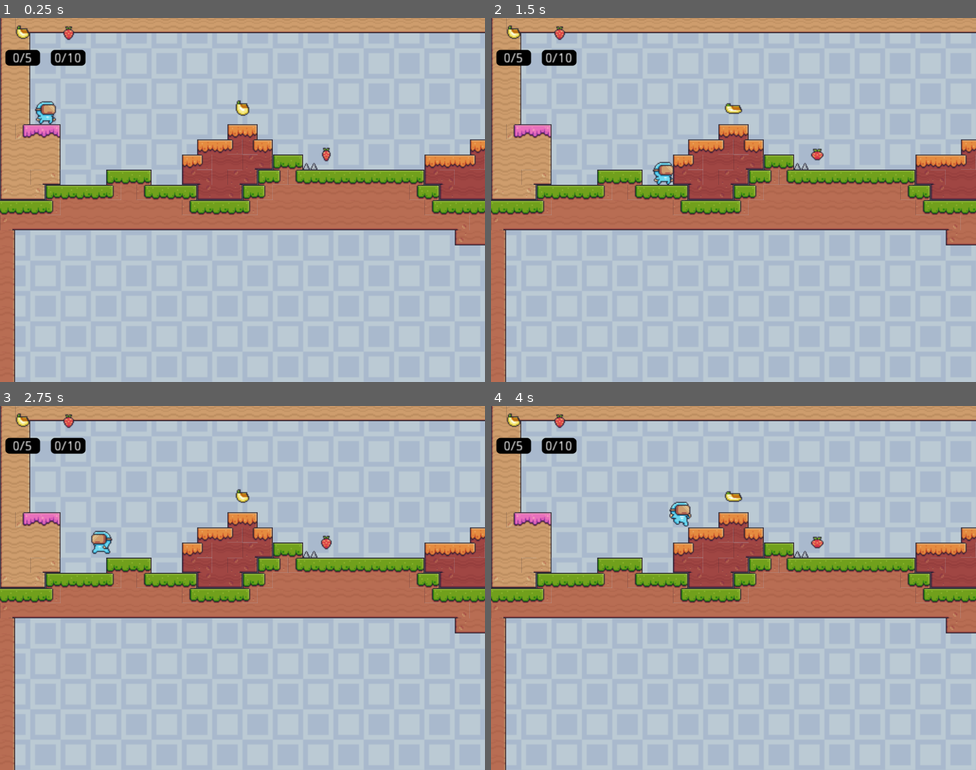
Above: before the commit, frames 1-4 (two rows, left to right).
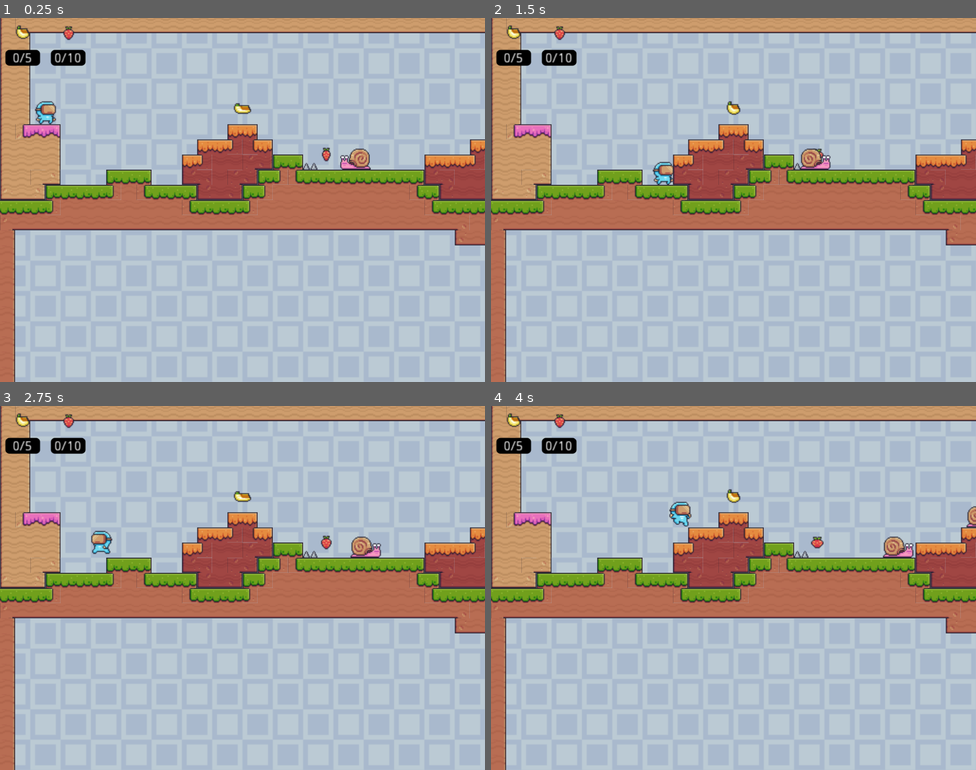
Above: after the commit, the same moments.

Repository: Andorbal/godot-codemash-2023
Game: Godot game, scene res://Scenes/Level/Level.tscn
The game is run twice, just before and just after one commit, with the same random seed, the same clock (stepped at 60 frames per second) and the same inputs. The project has no main scene, so this scene is started directly.
Inputs:
- Up to frame 1 (0.25 s): no input
- Up to frame 2 (1.5 s): tap Enter (ui_accept) at 0.5, 0.77 s; hold Right (ui_right) from 0.53 s (still down)
- Up to frame 3 (2.75 s): tap Enter (ui_accept) at 1.52 s; release Right (ui_right) at 2.03 s; hold Left (ui_left) from 2.03 s (still down)
- Up to frame 4 (4 s): release Left (ui_left) at 2.78 s; hold Right (ui_right) from 2.78 s (still down); tap Enter (ui_accept) at 3.02, 3.77 s

The runs differ from the first frame. In frame 1, 0.4% of the frame differs, in the area x 48-77%, y 22-42%; in frame 2, 0.4%; in frame 3, 0.4%; in frame 4, 0.5%, in the area x 48-100%, y 22-42%.

Commit message:
Fix a few bugs

Diff:
--- a/Scenes/Fruit/Fruit.gd
+++ b/Scenes/Fruit/Fruit.gd
@@ -1,13 +1,15 @@
 tool extends Area2D
 export (String, "Banana", "Strawberry") var fruit = "Banana" setget set_fruit
 onready var ANIMATED_SPRITE := $AnimatedSprite
+var collected : bool = false
 
 func set_fruit(new_value:String):
   fruit = new_value
   $AnimatedSprite.play(fruit.to_lower())
 
 func _on_Fruit_body_entered(body):
-  if visible and body.has_method("collect_fruit"):
+  if not collected and body.has_method("collect_fruit"):
+    collected = true
     body.collect_fruit(fruit.to_lower())
     ANIMATED_SPRITE.play("poof")
     $AudioStreamPlayer2D.play()
--- a/Scenes/Fruit/Fruit.tscn
+++ b/Scenes/Fruit/Fruit.tscn
@@ -13,6 +13,7 @@
 [node name="AnimatedSprite" type="AnimatedSprite" parent="."]
 frames = ExtResource( 1 )
 animation = "banana"
+frame = 8
 playing = true
 
 [node name="CollisionShape2D" type="CollisionShape2D" parent="."]
--- a/Scenes/Level/Level.tscn
+++ b/Scenes/Level/Level.tscn
@@ -9,6 +9,7 @@
 [ext_resource path="res://Scenes/Fruit/Fruit.tscn" type="PackedScene" id=7]
 [ext_resource path="res://Scenes/HUD/HUD.tscn" type="PackedScene" id=8]
 [ext_resource path="res://Scenes/Level/Level.gd" type="Script" id=9]
+[ext_resource path="res://Scenes/SnailEnemy/SnailEnemy.tscn" type="PackedScene" id=10]
 
 [node name="Level" type="Node2D"]
 script = ExtResource( 9 )
@@ -115,6 +116,14 @@
 position = Vector2( 936, 224 )
 fruit = "Strawberry"
 
+[node name="Enemies" type="Node" parent="."]
+
+[node name="SnailEnemy" parent="Enemies" instance=ExtResource( 10 )]
+position = Vector2( 544, 128 )
+
+[node name="SnailEnemy2" parent="Enemies" instance=ExtResource( 10 )]
+position = Vector2( 384, 160 )
+
 [node name="Player" parent="." instance=ExtResource( 2 )]
 position = Vector2( 48, 96 )
 
--- a/Scenes/Player/Player.gd
+++ b/Scenes/Player/Player.gd
@@ -71,3 +71,6 @@
     collected_fruit[fruit] = 0
   collected_fruit[fruit] += 1
   emit_signal("fruit_collected", collected_fruit)
+
+func bounce() -> void:
+  velocity.y = -JUMP_FORCE
--- a/Scenes/SnailEnemy/SnailEnemy.gd
+++ b/Scenes/SnailEnemy/SnailEnemy.gd
@@ -14,7 +14,9 @@
   velocity = move_and_slide(velocity, Vector2.UP)
 
   if is_alive and velocity.x != 0: $AnimatedSprite.play("walk")
-  if is_alive and is_on_wall():
+  var on_wall_or_ledge = is_on_wall() or not $RayCast2D.is_colliding()
+  if is_alive and on_wall_or_ledge:
+    print("SHOULD TURN AROUND!!")
     turn_around()
 
 func turn_around():
@@ -24,3 +26,23 @@
 func _on_HitArea2D_body_entered(body):
   if body.has_method("take_enemy_damage"):
     body.take_enemy_damage()
+
+func _on_ShellArea2D_body_entered(body):
+  print(body.name)
+
+  if is_alive:
+    is_alive = false
+
+    if body.has_method("bounce"): body.bounce()
+
+    set_collision_layer_bit(0, false)
+    set_collision_mask_bit(0, false)
+    $HitArea2D.set_collision_layer_bit(0, false)
+    $HitArea2D.set_collision_mask_bit(0, false)
+    $ShellArea2D.set_collision_layer_bit(0, false)
+    $ShellArea2D.set_collision_mask_bit(0, false)
+    $HitAudioStreamPlayer2D.play()
+    velocity.y -= DEFEATED_BOUNCE_FORCE
+    $AnimatedSprite.play("defeated")
+    yield(get_tree().create_timer(1), "timeout")
+    queue_free()
--- a/Scenes/SnailEnemy/SnailEnemy.tscn
+++ b/Scenes/SnailEnemy/SnailEnemy.tscn
@@ -5,10 +5,10 @@
 [ext_resource path="res://Scenes/SnailEnemy/SnailEnemy.gd" type="Script" id=3]
 
 [sub_resource type="RectangleShape2D" id=1]
-extents = Vector2( 14, 2.5 )
+extents = Vector2( 17, 2.5 )
 
 [sub_resource type="RectangleShape2D" id=2]
-extents = Vector2( 16, 7.5 )
+extents = Vector2( 15.5, 7.5 )
 
 [sub_resource type="RectangleShape2D" id=3]
 extents = Vector2( 10.5, 3.5 )
@@ -17,29 +17,33 @@
 script = ExtResource( 3 )
 
 [node name="RayCast2D" type="RayCast2D" parent="."]
+position = Vector2( -15, -10 )
+enabled = true
+cast_to = Vector2( 0, 20 )
 
 [node name="AnimatedSprite" type="AnimatedSprite" parent="."]
-position = Vector2( 0, -12 )
+position = Vector2( -2, -12 )
 frames = ExtResource( 1 )
 animation = "walk"
 
 [node name="CollisionShape2D" type="CollisionShape2D" parent="."]
-position = Vector2( 2, -2.5 )
+position = Vector2( 0, -2.5 )
 shape = SubResource( 1 )
 
 [node name="HitArea2D" type="Area2D" parent="."]
 
 [node name="CollisionShape2D" type="CollisionShape2D" parent="HitArea2D"]
-position = Vector2( 2, -7.5 )
+position = Vector2( -0.5, -7.5 )
 shape = SubResource( 2 )
 
-[node name="ShellArea2D2" type="Area2D" parent="."]
+[node name="ShellArea2D" type="Area2D" parent="."]
 
-[node name="CollisionShape2D" type="CollisionShape2D" parent="ShellArea2D2"]
-position = Vector2( 6.5, -18.5 )
+[node name="CollisionShape2D" type="CollisionShape2D" parent="ShellArea2D"]
+position = Vector2( 3.5, -18.5 )
 shape = SubResource( 3 )
 
 [node name="HitAudioStreamPlayer2D" type="AudioStreamPlayer2D" parent="."]
 stream = ExtResource( 2 )
 
 [connection signal="body_entered" from="HitArea2D" to="." method="_on_HitArea2D_body_entered"]
+[connection signal="body_entered" from="ShellArea2D" to="." method="_on_ShellArea2D_body_entered"]
Not shown: 1 places in Scenes/Level/Level.tscn that only renumber resources
